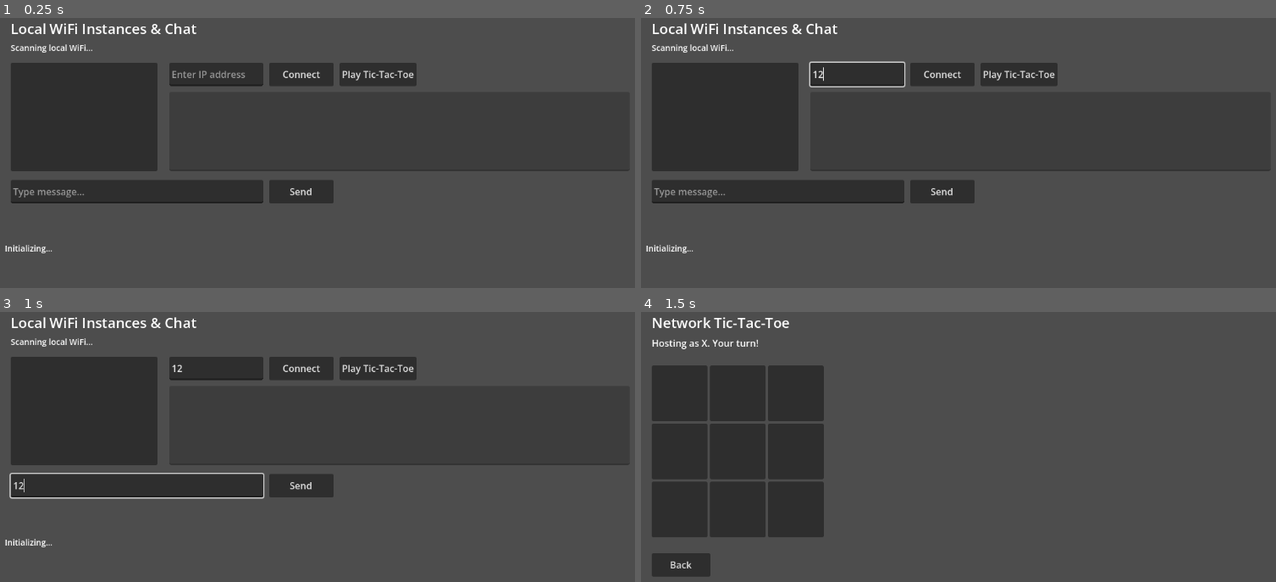
Above: before the commit, frames 1-4 (two rows, left to right).
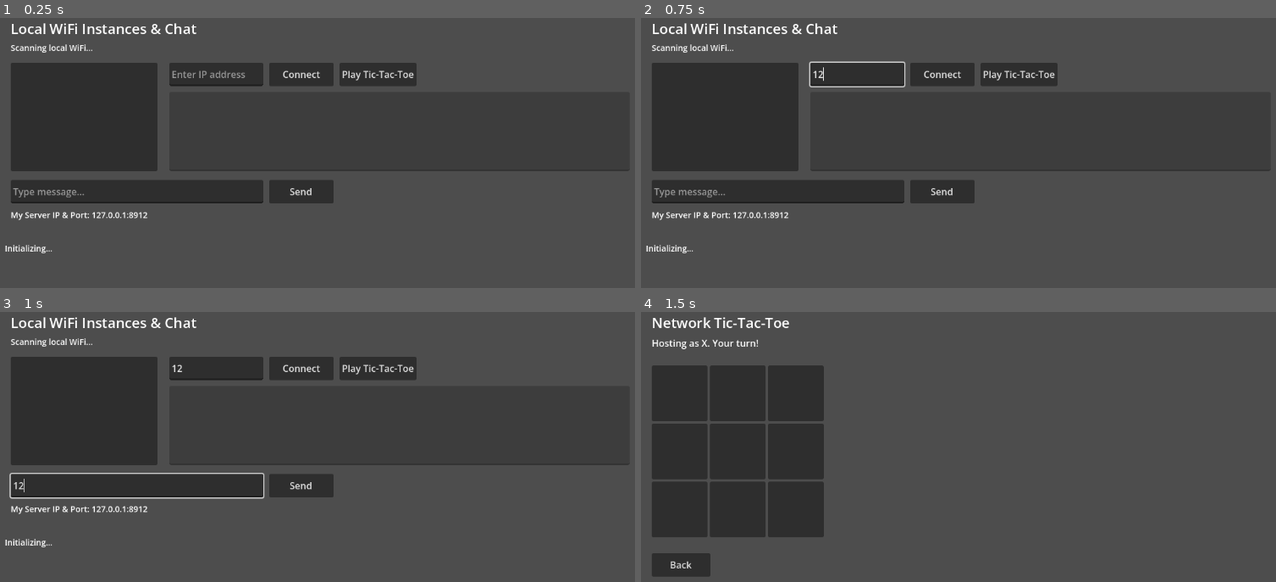
Above: after the commit, the same moments.

Repository: russjohnson09/godot-chess
Game: Godot game, scene res://wifi_scanner.tscn
The game is run twice, just before and just after one commit, with the same random seed, the same clock (stepped at 60 frames per second) and the same inputs.
Inputs (mouse positions are in pixels of both pictures, inside the frame that each line leads up to):
- Up to frame 1 (0.25 s): no input
- Up to frame 2 (0.75 s): click (856, 74) at 0.52 s; type "12" at 0.6 s
- Up to frame 3 (1 s): click (139, 484) at 0.75 s; type "12" at 0.83 s
- Up to frame 4 (1.5 s): click "Play Tic-Tac-Toe" at 1.25 s

The runs differ from the first frame. In frame 1, 0.3% of the frame differs, in the area x 1-24%, y 71-75%; in frame 2, 0.3%; in frame 3, 0.3%; in frame 4, nothing differs.

Commit message:
add self ip and port

Diff:
--- a/godot-chess/godot-chess/wifi_scanner.gd
+++ b/godot-chess/godot-chess/wifi_scanner.gd
@@ -9,6 +9,7 @@
 @onready var send_btn: Button = $SendButton
 @onready var play_game_btn: Button = $PlayGameButton
 @onready var chat_log: TextEdit = $ChatLog
+@onready var my_ip_label: Label = $MyIpLabel
 
 func _ready() -> void:
 	if OS.has_feature("android"):
@@ -23,6 +24,15 @@
 			missing_permissions_label.text = ""
 
 	status_label.text = "Scanning local WiFi..."
+
+	# Display local IP and port
+	var local_ips = IP.get_local_addresses()
+	var valid_ip = "127.0.0.1"
+	for ip in local_ips:
+		if not ip.contains(":") and not ip.begins_with("127."):
+			valid_ip = ip
+			break
+	my_ip_label.text = "My Server IP & Port: %s:%d" % [valid_ip, NetworkManager.actual_port_tcp]
 
 	# Restore chat log history
 	chat_log.text = "".join(NetworkManager.chat_messages)
--- a/godot-chess/godot-chess/wifi_scanner.tscn
+++ b/godot-chess/godot-chess/wifi_scanner.tscn
@@ -77,3 +77,11 @@
 offset_right = 730.0
 offset_bottom = 135.0
 text = "Play Tic-Tac-Toe"
+
+[node name="MyIpLabel" type="Label" parent="." unique_id=567891234]
+offset_left = 50.0
+offset_top = 345.0
+offset_right = 500.0
+offset_bottom = 370.0
+theme_override_font_sizes/font_size = 14
+text = "My Server IP: Determining..."
